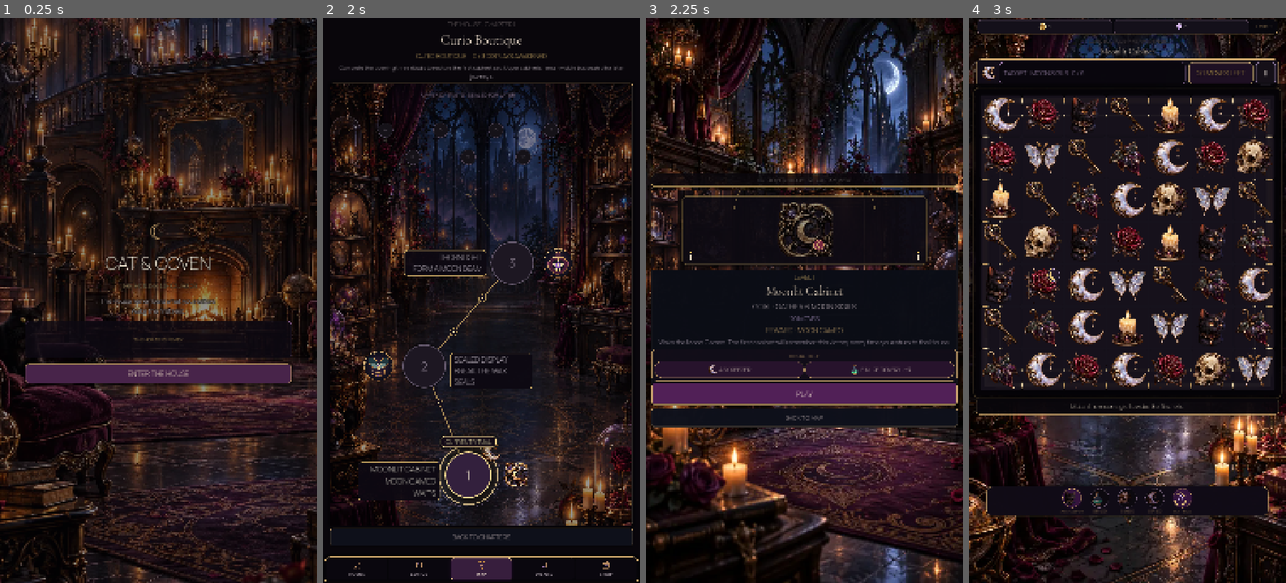
Above: before the commit, frames 1-4 (left to right).
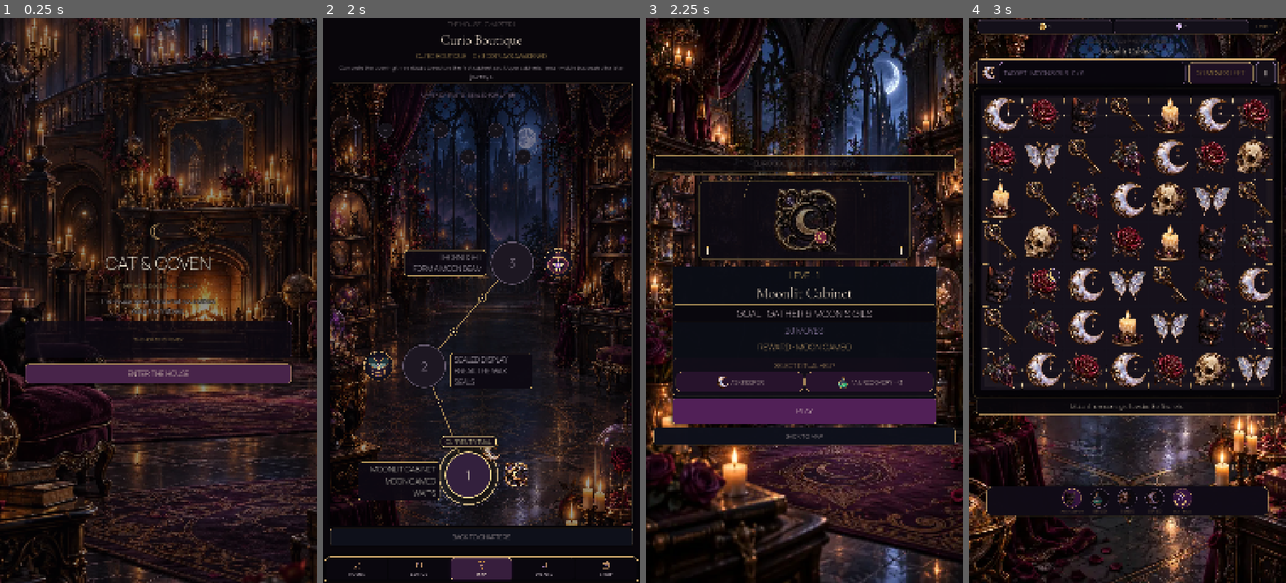
Above: after the commit, the same moments.

Repository: Jay-prodesign/akilta-match3
Game: Godot game, scene res://src/app/app_bootstrap.tscn
Two runs of this game, one before a commit and one after it. Both use one fixed random seed, a clock stepped at 60 frames per second and the inputs below.
Inputs:
- Up to frame 1 (0.25 s): no input
- Up to frame 2 (2 s): click "ENTER THE HOUSE" at 0.5 s; click "PLAY LEVEL 1" at 1.25 s
- Up to frame 3 (2.25 s): click "1" at 2 s
- Up to frame 4 (3 s): click "PLAY" at 2.75 s

Frames 1-2 are identical in both runs. In frame 3, 21% of the frame differs, in the area x 1-100%, y 24-76%; in frame 4, nothing differs.

Commit message:
Strengthen North Star prestart hierarchy

Diff:
--- a/src/ui/prestart/level_prestart.tscn
+++ b/src/ui/prestart/level_prestart.tscn
@@ -4,22 +4,22 @@
 [ext_resource type="Script" path="res://src/ui/shared/moon_cameo_ritual_view.gd" id="2_cameo"]
 
 [sub_resource type="StyleBoxFlat" id="Card"]
-bg_color = Color(0.027, 0.020, 0.035, 0.945)
+bg_color = Color(0.020, 0.014, 0.030, 0.975)
 border_width_left = 2
 border_width_top = 2
 border_width_right = 2
 border_width_bottom = 2
 border_color = Color(0.851, 0.71, 0.416, 0.72)
-corner_radius_top_left = 16
-corner_radius_top_right = 16
-corner_radius_bottom_right = 16
-corner_radius_bottom_left = 16
+corner_radius_top_left = 22
+corner_radius_top_right = 22
+corner_radius_bottom_right = 22
+corner_radius_bottom_left = 22
 shadow_color = Color(0, 0, 0, 0.68)
 shadow_size = 18
-content_margin_left = 22.0
-content_margin_right = 22.0
-content_margin_top = 20.0
-content_margin_bottom = 20.0
+content_margin_left = 28.0
+content_margin_right = 28.0
+content_margin_top = 24.0
+content_margin_bottom = 24.0
 
 [sub_resource type="StyleBoxFlat" id="Start"]
 bg_color = Color(0.294, 0.102, 0.318, 0.98)
@@ -28,10 +28,10 @@
 border_width_right = 2
 border_width_bottom = 2
 border_color = Color(0.851, 0.71, 0.416, 0.9)
-corner_radius_top_left = 12
-corner_radius_top_right = 12
-corner_radius_bottom_right = 12
-corner_radius_bottom_left = 12
+corner_radius_top_left = 26
+corner_radius_top_right = 26
+corner_radius_bottom_right = 26
+corner_radius_bottom_left = 26
 
 [sub_resource type="StyleBoxFlat" id="Back"]
 bg_color = Color(0.075, 0.055, 0.09, 0.94)
@@ -68,10 +68,10 @@
 border_width_right = 2
 border_width_bottom = 2
 border_color = Color(0.976, 0.835, 0.552, 1)
-corner_radius_top_left = 12
-corner_radius_top_right = 12
-corner_radius_bottom_right = 12
-corner_radius_bottom_left = 12
+corner_radius_top_left = 26
+corner_radius_top_right = 26
+corner_radius_bottom_right = 26
+corner_radius_bottom_left = 26
 
 [sub_resource type="StyleBoxFlat" id="AidPanel"]
 bg_color = Color(0.071, 0.051, 0.094, 0.94)
@@ -135,28 +135,29 @@
 anchors_preset = 15
 anchor_right = 1.0
 anchor_bottom = 1.0
-offset_left = 18.0
-offset_top = 18.0
-offset_right = -18.0
-offset_bottom = -18.0
-theme_override_constants/separation = 12
+offset_left = 26.0
+offset_top = 20.0
+offset_right = -26.0
+offset_bottom = -20.0
+theme_override_constants/separation = 10
 alignment = 1
 
 [node name="Eyebrow" type="Label" parent="Layout"]
-custom_minimum_size = Vector2(0, 44)
+custom_minimum_size = Vector2(0, 54)
 layout_mode = 2
 theme_override_colors/font_color = Color(0.851, 0.71, 0.416, 1)
 theme_override_colors/font_outline_color = Color(0.02, 0.015, 0.025, 0.92)
 theme_override_constants/outline_size = 4
-theme_override_font_sizes/font_size = 20
+theme_override_font_sizes/font_size = 22
 theme_override_styles/normal = SubResource("EyebrowBand")
 text = "CURIO BOUTIQUE · RITUAL PREVIEW"
 horizontal_alignment = 1
 vertical_alignment = 1
 
 [node name="Card" type="PanelContainer" parent="Layout"]
-custom_minimum_size = Vector2(0, 0)
-layout_mode = 2
+custom_minimum_size = Vector2(900, 0)
+layout_mode = 2
+size_flags_horizontal = 4
 size_flags_vertical = 0
 theme_override_styles/panel = SubResource("Card")
 
@@ -166,7 +167,7 @@
 alignment = 0
 
 [node name="RitualArt" type="Control" parent="Layout/Card/Content"]
-custom_minimum_size = Vector2(0, 272)
+custom_minimum_size = Vector2(0, 310)
 layout_mode = 2
 mouse_filter = 2
 clip_contents = true
@@ -190,7 +191,7 @@
 [node name="Level" type="Label" parent="Layout/Card/Content"]
 layout_mode = 2
 theme_override_colors/font_color = Color(0.851, 0.71, 0.416, 1)
-theme_override_font_sizes/font_size = 22
+theme_override_font_sizes/font_size = 32
 text = "LEVEL 1"
 horizontal_alignment = 1
 
@@ -199,32 +200,38 @@
 theme_override_colors/font_color = Color(0.988, 0.933, 0.831, 1)
 theme_override_colors/font_outline_color = Color(0.02, 0.015, 0.025, 0.96)
 theme_override_constants/outline_size = 5
-theme_override_font_sizes/font_size = 40
+theme_override_font_sizes/font_size = 50
 text = "Moonlit Cabinet"
 horizontal_alignment = 1
 
 [node name="Objective" type="Label" parent="Layout/Card/Content"]
+custom_minimum_size = Vector2(0, 60)
 layout_mode = 2
 theme_override_colors/font_color = Color(0.89, 0.82, 0.84, 1)
-theme_override_font_sizes/font_size = 26
+theme_override_font_sizes/font_size = 34
+theme_override_styles/normal = SubResource("EyebrowBand")
 text = "GOAL · GATHER 6 MOON SIGILS"
+vertical_alignment = 1
 horizontal_alignment = 1
 
 [node name="Moves" type="Label" parent="Layout/Card/Content"]
+custom_minimum_size = Vector2(0, 48)
 layout_mode = 2
 theme_override_colors/font_color = Color(0.749, 0.647, 0.847, 1)
-theme_override_font_sizes/font_size = 22
+theme_override_font_sizes/font_size = 29
 text = "20 MOVES"
 horizontal_alignment = 1
 
 [node name="Reward" type="Label" parent="Layout/Card/Content"]
+custom_minimum_size = Vector2(0, 50)
 layout_mode = 2
 theme_override_colors/font_color = Color(0.902, 0.772, 0.502, 1)
-theme_override_font_sizes/font_size = 24
+theme_override_font_sizes/font_size = 29
 text = "REWARD · MOON CAMEO"
 horizontal_alignment = 1
 
 [node name="Note" type="Label" parent="Layout/Card/Content"]
+visible = false
 layout_mode = 2
 theme_override_colors/font_color = Color(0.72, 0.66, 0.73, 1)
 theme_override_font_sizes/font_size = 22
@@ -233,7 +240,7 @@
 autowrap_mode = 2
 
 [node name="RitualAids" type="PanelContainer" parent="Layout/Card/Content"]
-custom_minimum_size = Vector2(0, 102)
+custom_minimum_size = Vector2(0, 128)
 layout_mode = 2
 theme_override_styles/panel = SubResource("AidPanel")
 
@@ -244,8 +251,8 @@
 [node name="RitualAidsHeading" type="Label" parent="Layout/Card/Content/RitualAids/Column"]
 layout_mode = 2
 theme_override_colors/font_color = Color(0.831, 0.678, 0.439, 1)
-theme_override_font_sizes/font_size = 18
-text = "RITUAL HELP"
+theme_override_font_sizes/font_size = 22
+text = "SELECT RITUAL HELP"
 horizontal_alignment = 1
 
 [node name="AidRow" type="HBoxContainer" parent="Layout/Card/Content/RitualAids/Column"]
@@ -253,7 +260,7 @@
 theme_override_constants/separation = 6
 
 [node name="KeeperChip" type="PanelContainer" parent="Layout/Card/Content/RitualAids/Column/AidRow"]
-custom_minimum_size = Vector2(0, 56)
+custom_minimum_size = Vector2(0, 70)
 layout_mode = 2
 size_flags_horizontal = 3
 theme_override_styles/panel = SubResource("AidChip")
@@ -264,7 +271,7 @@
 alignment = 1
 
 [node name="Art" type="TextureRect" parent="Layout/Card/Content/RitualAids/Column/AidRow/KeeperChip/Content"]
-custom_minimum_size = Vector2(36, 36)
+custom_minimum_size = Vector2(48, 48)
 layout_mode = 2
 mouse_filter = 2
 expand_mode = 1
@@ -273,11 +280,11 @@
 [node name="Caption" type="Label" parent="Layout/Card/Content/RitualAids/Column/AidRow/KeeperChip/Content"]
 layout_mode = 2
 theme_override_colors/font_color = Color(0.96, 0.9, 0.83, 1)
-theme_override_font_sizes/font_size = 20
+theme_override_font_sizes/font_size = 21
 text = "ASK KEEPER"
 
 [node name="RecoveryChip" type="PanelContainer" parent="Layout/Card/Content/RitualAids/Column/AidRow"]
-custom_minimum_size = Vector2(0, 56)
+custom_minimum_size = Vector2(0, 70)
 layout_mode = 2
 size_flags_horizontal = 3
 theme_override_styles/panel = SubResource("AidChip")
@@ -288,7 +295,7 @@
 alignment = 1
 
 [node name="Art" type="TextureRect" parent="Layout/Card/Content/RitualAids/Column/AidRow/RecoveryChip/Content"]
-custom_minimum_size = Vector2(36, 36)
+custom_minimum_size = Vector2(48, 48)
 layout_mode = 2
 mouse_filter = 2
 expand_mode = 1
@@ -297,11 +304,11 @@
 [node name="Caption" type="Label" parent="Layout/Card/Content/RitualAids/Column/AidRow/RecoveryChip/Content"]
 layout_mode = 2
 theme_override_colors/font_color = Color(0.96, 0.9, 0.83, 1)
-theme_override_font_sizes/font_size = 20
+theme_override_font_sizes/font_size = 21
 text = "FAIL RECOVERY · +3"
 
 [node name="Start" type="Button" parent="Layout/Card/Content"]
-custom_minimum_size = Vector2(0, 72)
+custom_minimum_size = Vector2(0, 88)
 layout_mode = 2
 theme_override_colors/font_color = Color(0.988, 0.933, 0.831, 1)
 theme_override_colors/font_hover_color = Color(0.988, 0.933, 0.831, 1)
@@ -312,7 +319,7 @@
 text = "PLAY"
 
 [node name="Back" type="Button" parent="Layout"]
-custom_minimum_size = Vector2(0, 64)
+custom_minimum_size = Vector2(0, 60)
 layout_mode = 2
 theme_override_colors/font_color = Color(0.945, 0.91, 0.866, 1)
 theme_override_colors/font_hover_color = Color(0.988, 0.933, 0.831, 1)
